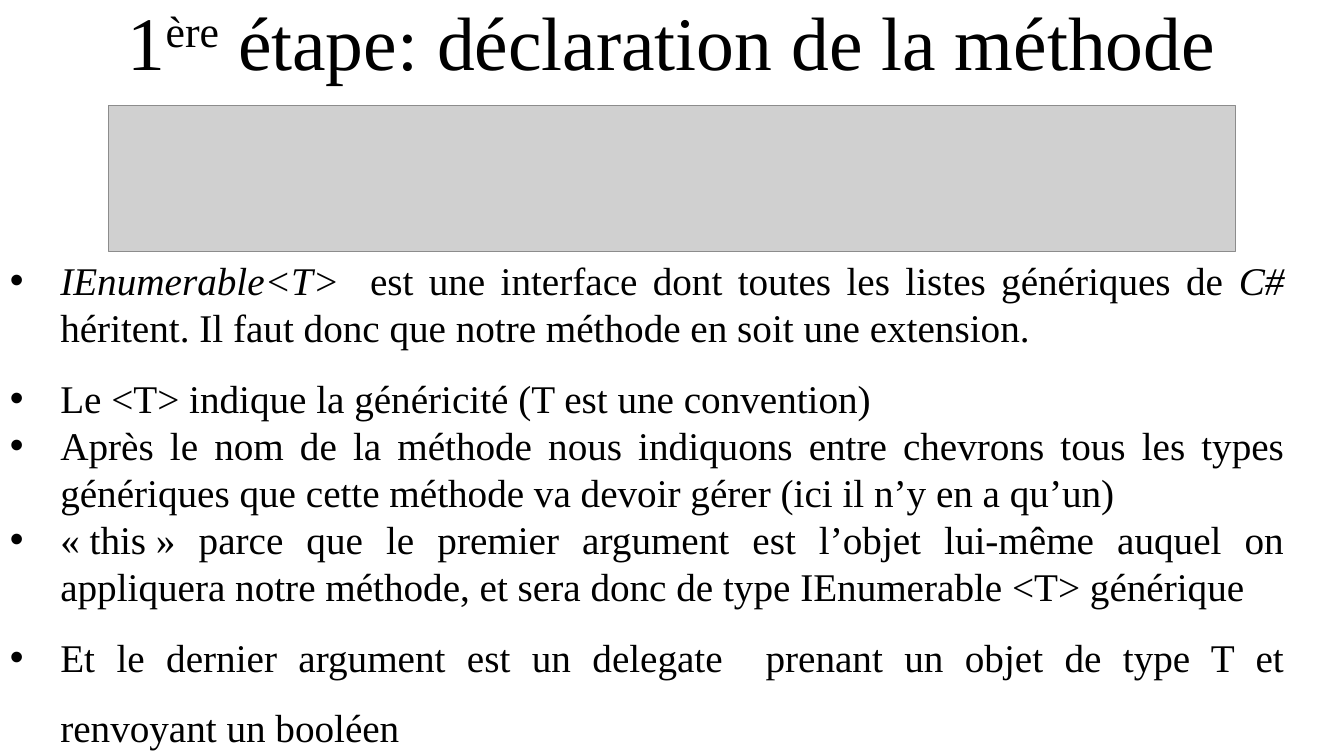
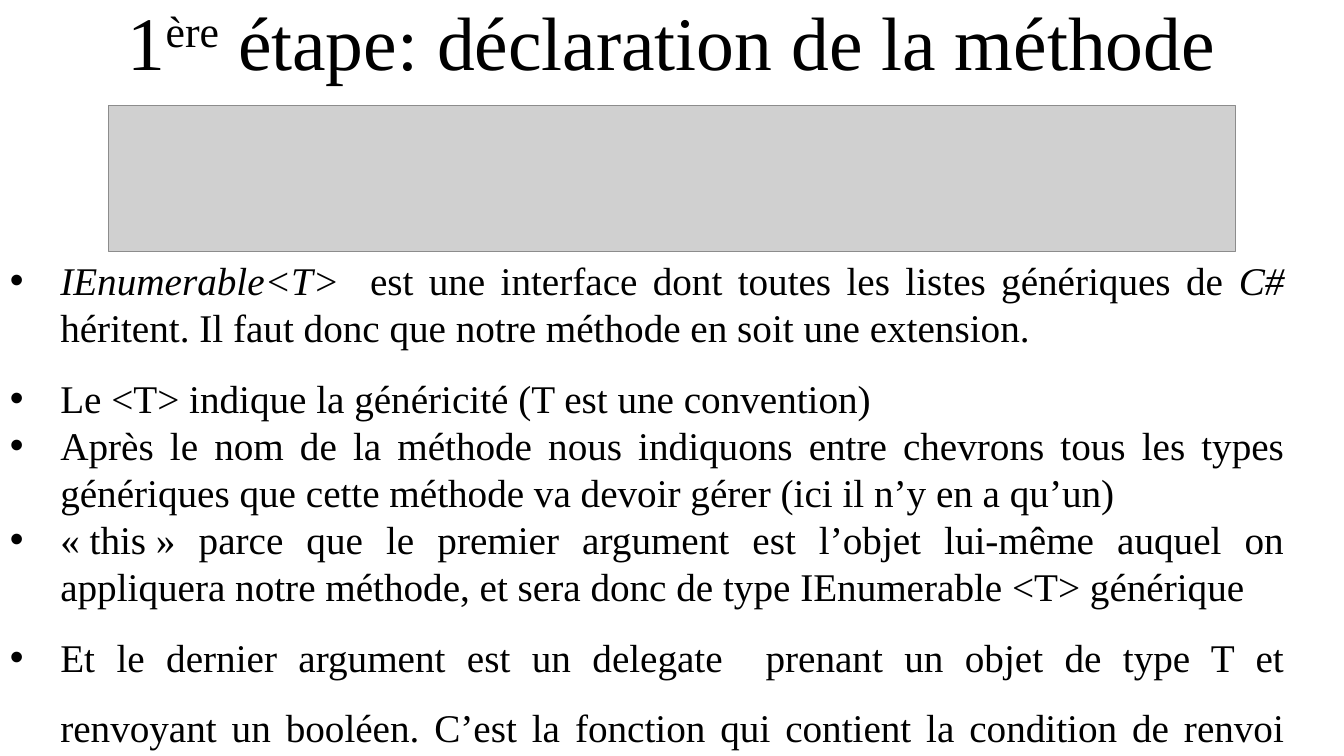
Before and after one commit to LucasDenele/CSharp2018-2019, a slide deck: slide 10 of ClasseC#.pptx. Drawn at 1344x756 pixels with LibreOffice and Linux fonts; fonts in the diff are those of the drawing; grey boxes stand for pictures. Boxes give left, top, right and bottom in pixels: in the first picture for what was removed or moved away, otherwise in the second. Text is boxed around its words. In the diff, an @@ line names an element or a change of style, - is before the commit and + after.

```diff
--- a/ClasseC#.pptx
+++ b/ClasseC#.pptx
@@ text at box(60, 644, 1284, 750): text changed @@
-• Et le dernier argument est un delegate prenant un objet de type T et renvoyant un booléen
+• Et le dernier argument est un delegate prenant un objet de type T et renvoyant un booléen. C’est la fonction qui contient la condition de renvoi des éléments.
```
Also in this commit, not shown: 1 other slide changed, 3 slides added.
